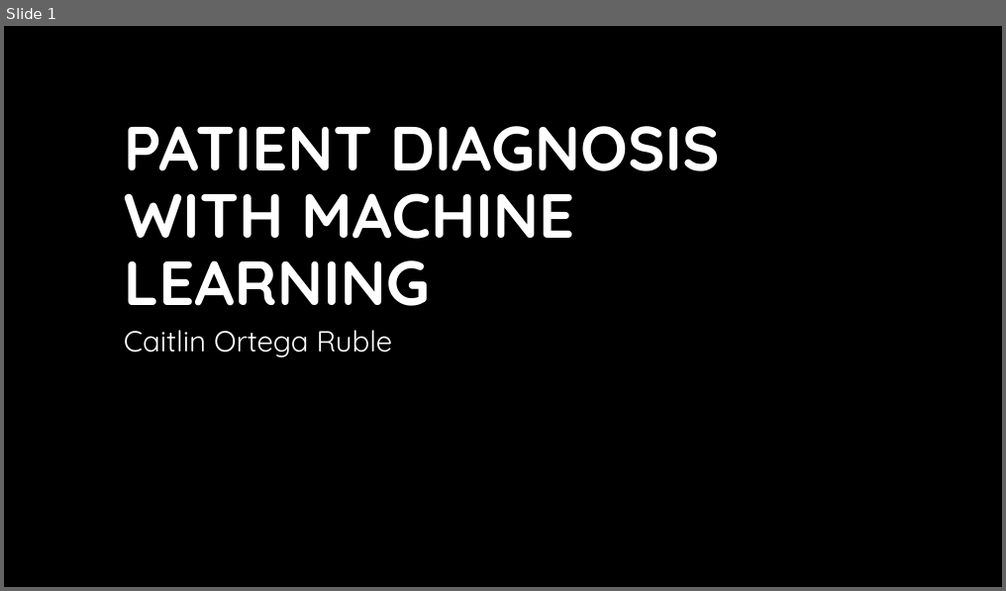
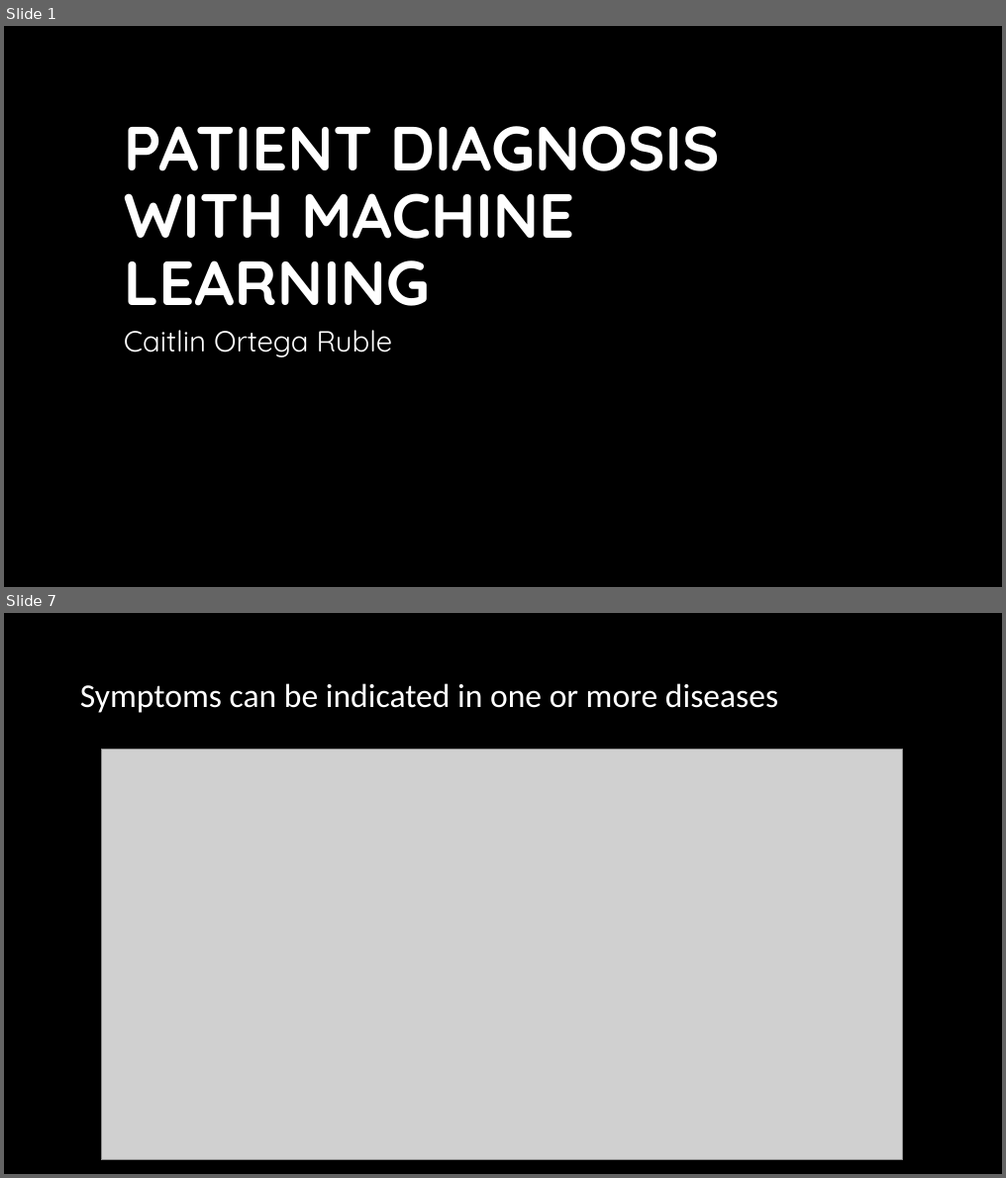
Before and after one commit to caitlinruble/Springboard, a slide deck: Assignments/Classifying Disease - Capstone/Slide Deck.pptx. Shown one above the other, each under a label of ours: slide 1 before the commit, slides 1 and 7 after it; the slides between them are not shown. The pictures are 1006x591 and 1006x1178 pixels, drawn with LibreOffice and Linux fonts; fonts in the diff are those of the drawing; grey boxes stand for pictures; background and template pictures are left out. Boxes give left, top, right and bottom in pixels: in the first picture for what was removed or moved away, otherwise in the second. Text is boxed around its words. In the diff, an @@ line names an element or a change of style, - is before the commit and + after.

```diff
--- a/Assignments/Classifying Disease - Capstone/Slide Deck.pptx
+++ b/Assignments/Classifying Disease - Capstone/Slide Deck.pptx
@@ slide 7 added at [4, 613, 1002, 1174], background #000000 @@
@@ title added at [80, 683, 778, 713], 32 pt, text #FFFFFF @@
+Symptoms can be indicated in one or more diseases
@@ picture added at [101, 750, 902, 1161] @@
```
Also in this commit, not shown: 5 slides changed, 3 other slides added, 3 slides removed.
